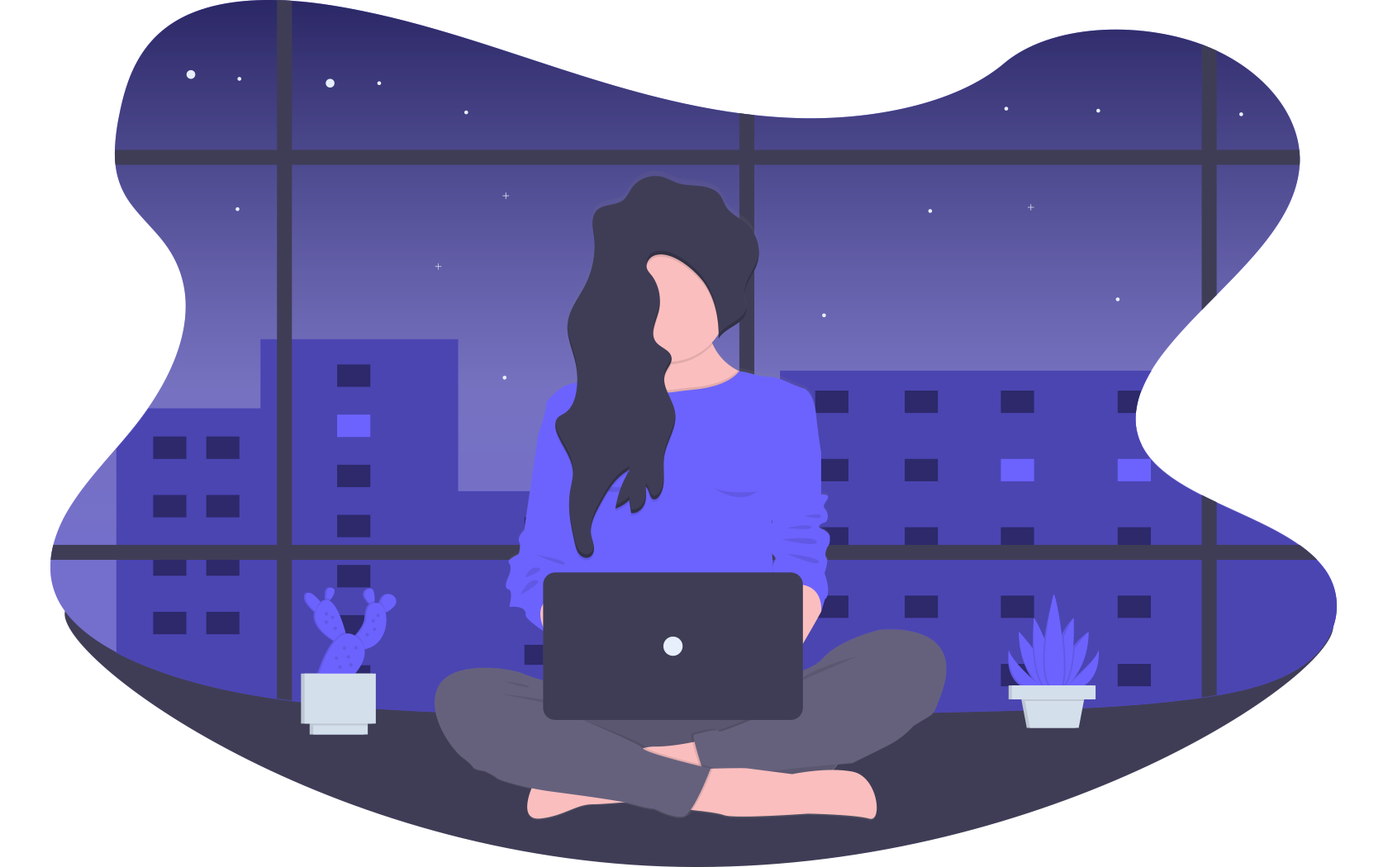
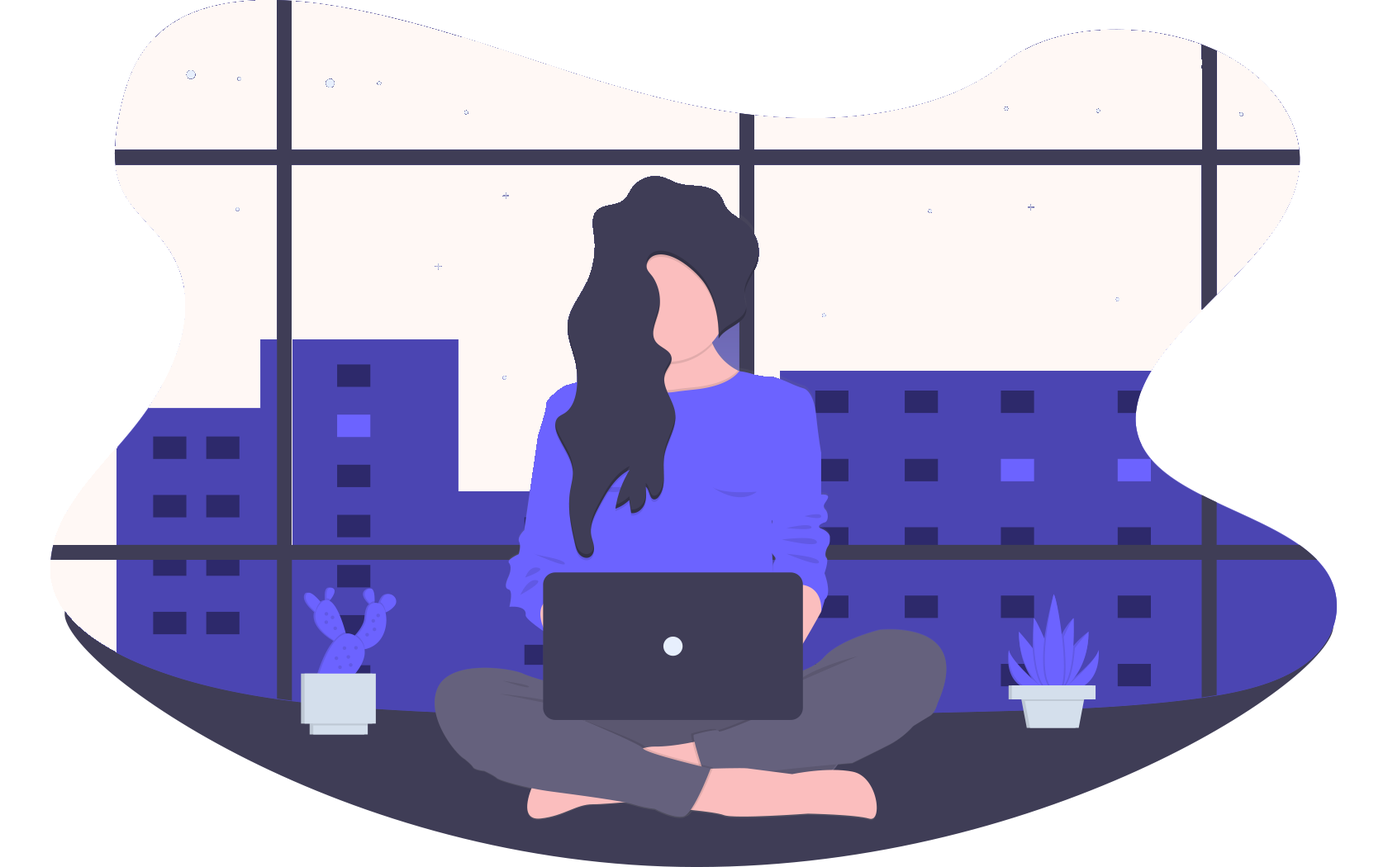
Layered file, before and after one edit (1388 × 867). Changes by layer:
painted on "undraw_working_late_pukg" over left=50, top=0, right=1300, bottom=653
